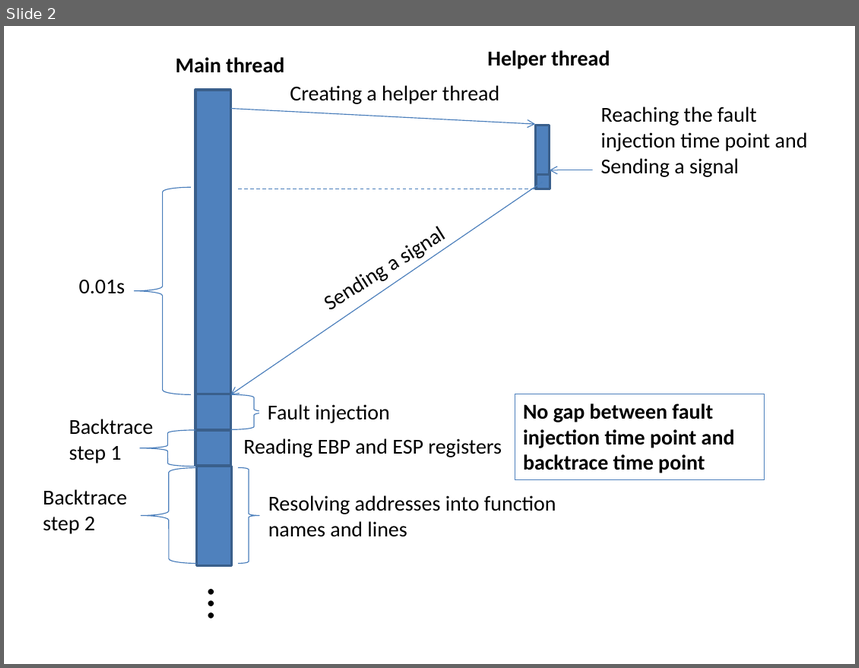
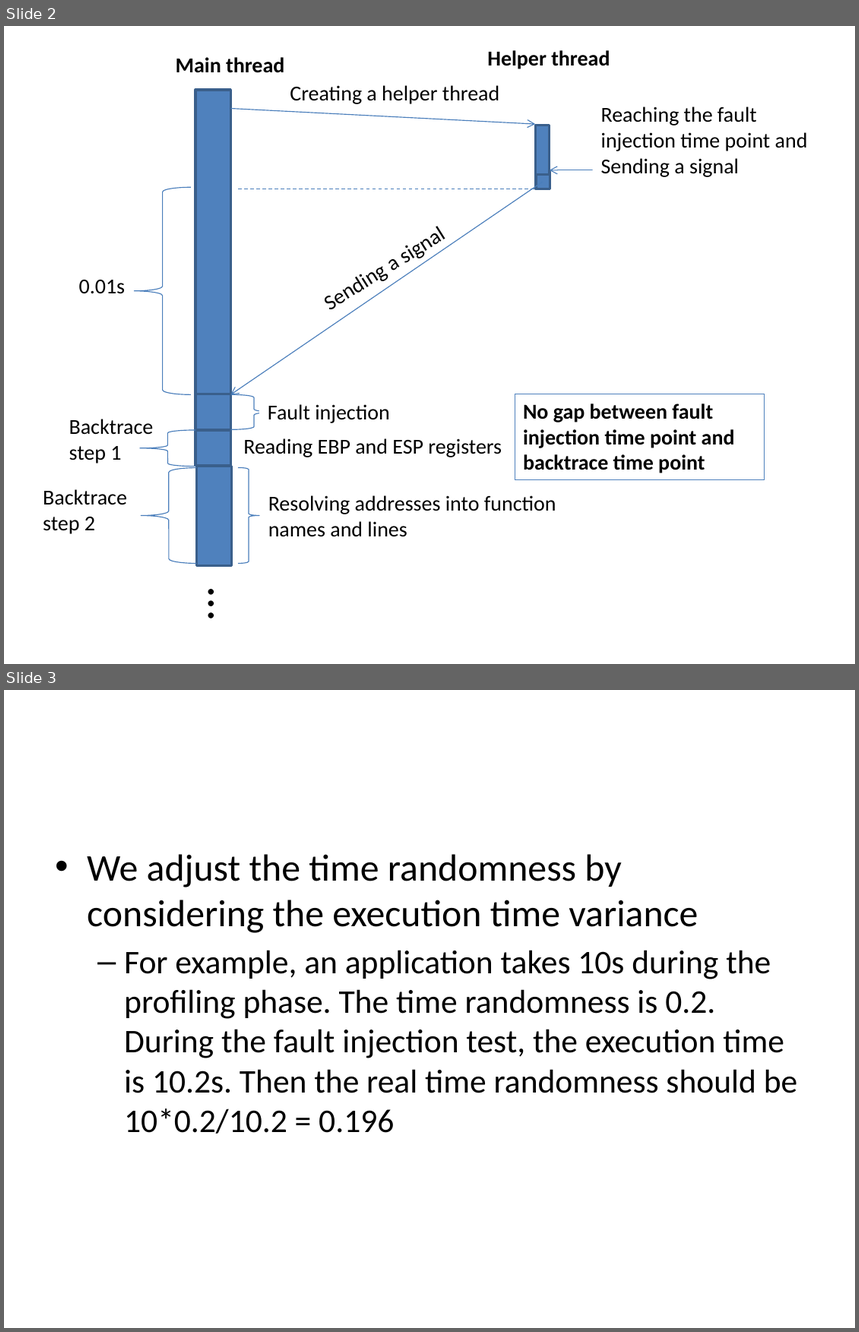
Before and after one commit to lidonggit/fault_injection_research, a slide deck: paper/fault_injection_tool_scheme.pptx. Shown one above the other, each under a label of ours: slide 2 before the commit, slides 2 and 3 after it. The pictures are 859x668 and 859x1332 pixels, drawn with LibreOffice and Linux fonts; fonts in the diff are those of the drawing. Boxes give left, top, right and bottom in pixels: in the first picture for what was removed or moved away, otherwise in the second. Text is boxed around its words. In the diff, an @@ line names an element or a change of style, - is before the commit and + after.

Commit message:
extended the fault injection slides; moved the patched codes into the "patched" directory

```diff
--- a/paper/fault_injection_tool_scheme.pptx
+++ b/paper/fault_injection_tool_scheme.pptx
@@ slide 3 added at [4,690,855,1328], background #FFFFFF @@
@@ text added at [87,854,798,1134], 28 pt, text #000000 @@
+• We adjust the time randomness by considering the execution time variance
+  – For example, an application takes 10s during the profiling phase. The time randomness is 0.2. During the fault injection test, the execution time is 10.2s. Then the real time randomness should be 10*0.2/10.2 = 0.196
```
Also in this commit, not shown: 2 other files.
